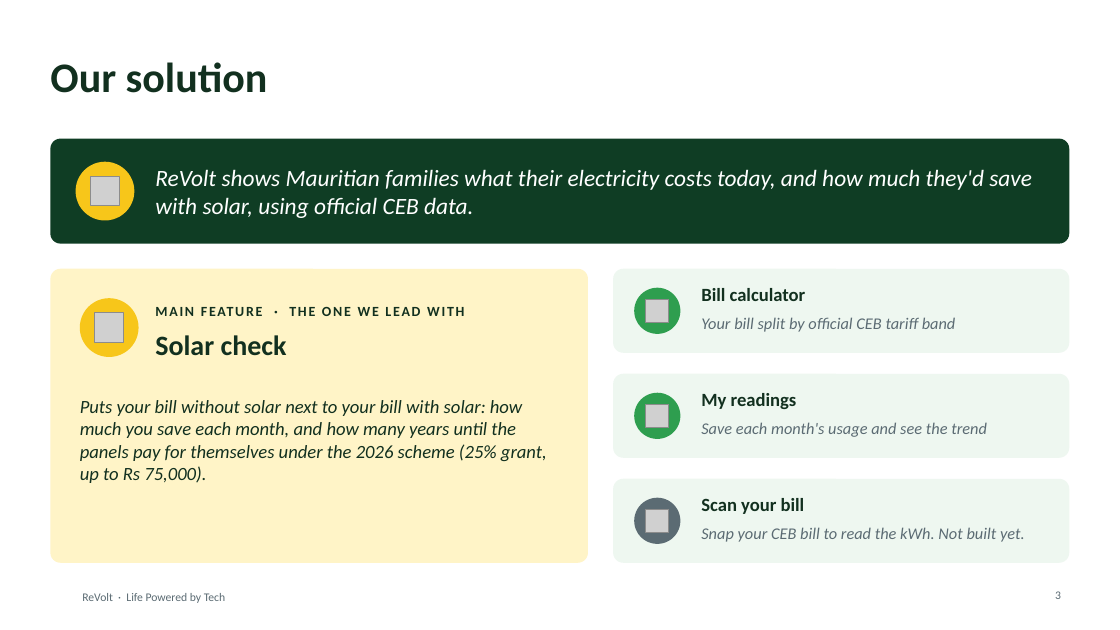
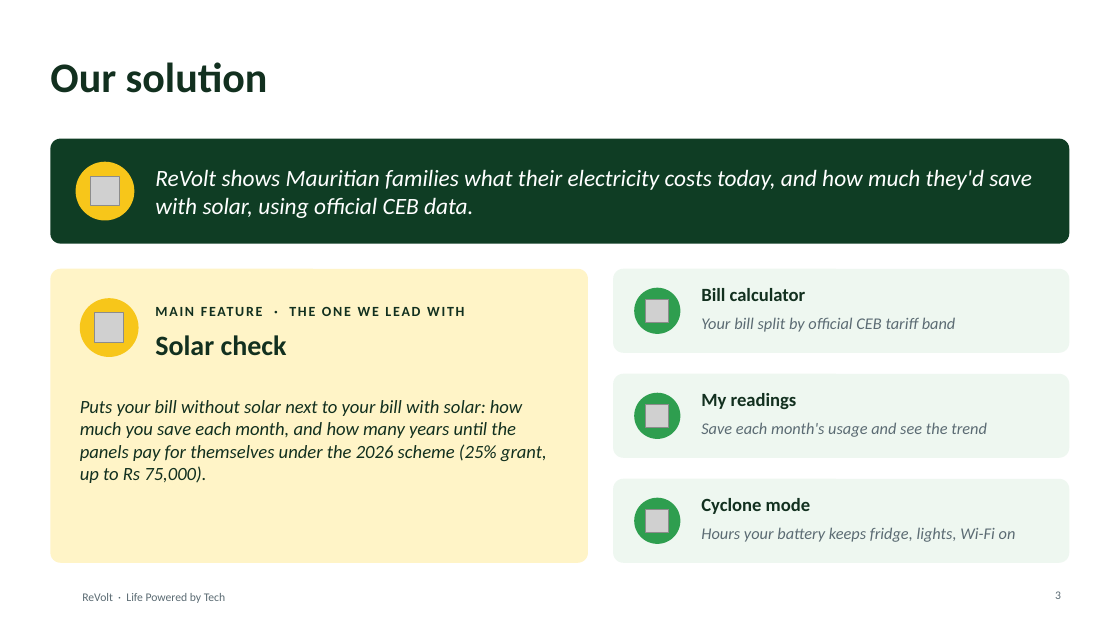
Before and after one commit to Rinkazuto/The-Revengers, a slide deck: slide 3 of docs/slides/ReVolt_Pitch_Deck.pptx. Drawn at 1120x630 pixels with LibreOffice and Linux fonts; fonts in the diff are those of the drawing; grey boxes stand for pictures; background and template pictures are left out. Boxes give left, top, right and bottom in pixels: in the first picture for what was removed or moved away, otherwise in the second. Text is boxed around its words. In the diff, an @@ line names an element or a change of style, - is before the commit and + after.

Commit message:
Add QA test cases (bill, solar, readings, cyclone), pitch deck updates and Q&A prep

```diff
--- a/docs/slides/ReVolt_Pitch_Deck.pptx
+++ b/docs/slides/ReVolt_Pitch_Deck.pptx
@@ ellipse at box(634, 497, 681, 544): fill #5B6B73 to #2E9E4F @@
@@ text at box(701, 498, 811, 514): text changed @@
-Scan your bill
+Cyclone mode
@@ text at box(701, 527, 1016, 542): text changed @@
-Snap your CEB bill to read the kWh. Not built yet.
+Hours your battery keeps fridge, lights, Wi-Fi on
```
Also in this commit, not shown: 3 other slides changed, 1 slide added, 5 other files.
